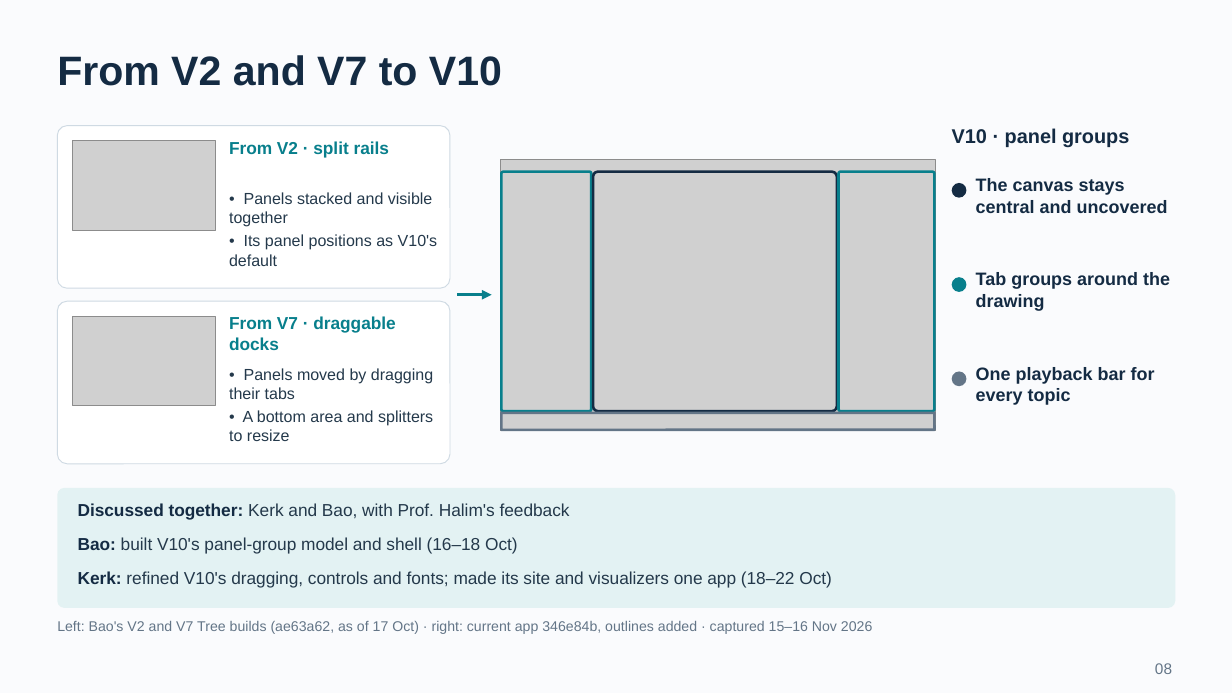
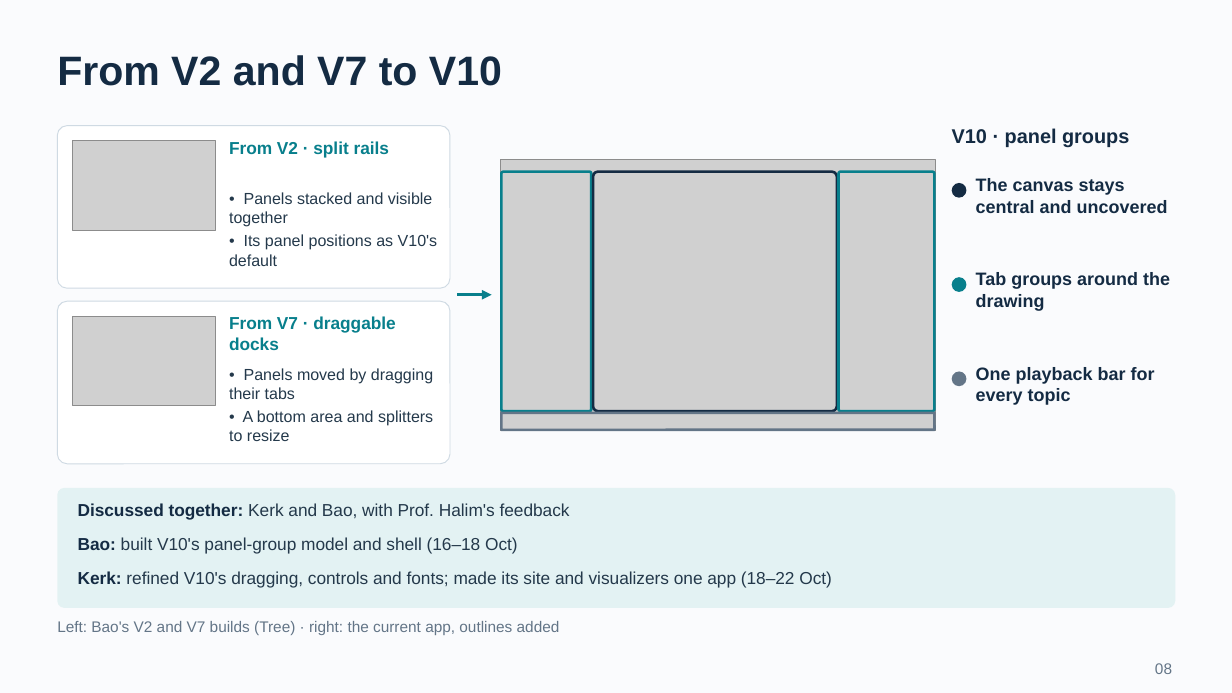
Before and after one commit to BJoozz/docsforfyp, a slide deck: slide 8 of presentation/VisuAlgo_CA_Presentation.pptx. Drawn at 1232x693 pixels with LibreOffice and Linux fonts; fonts in the diff are those of the drawing; grey boxes stand for pictures. Boxes give left, top, right and bottom in pixels: in the first picture for what was removed or moved away, otherwise in the second. Text is boxed around its words. In the diff, an @@ line names an element or a change of style, - is before the commit and + after.

```diff
--- a/presentation/VisuAlgo_CA_Presentation.pptx
+++ b/presentation/VisuAlgo_CA_Presentation.pptx
@@ text at [57,621,560,635]: text changed; size 11 to 12 pt @@
-Left: Bao's V2 and V7 Tree builds (ae63a62, as of 17 Oct) · right: current app 346e84b, outlines added · captured 15–16 Nov 2026
+Left: Bao's V2 and V7 builds (Tree) · right: the current app, outlines added
```
Also in this commit, not shown: 13 other slides changed, 1 slide added, 5 slides removed, 16 other files.
